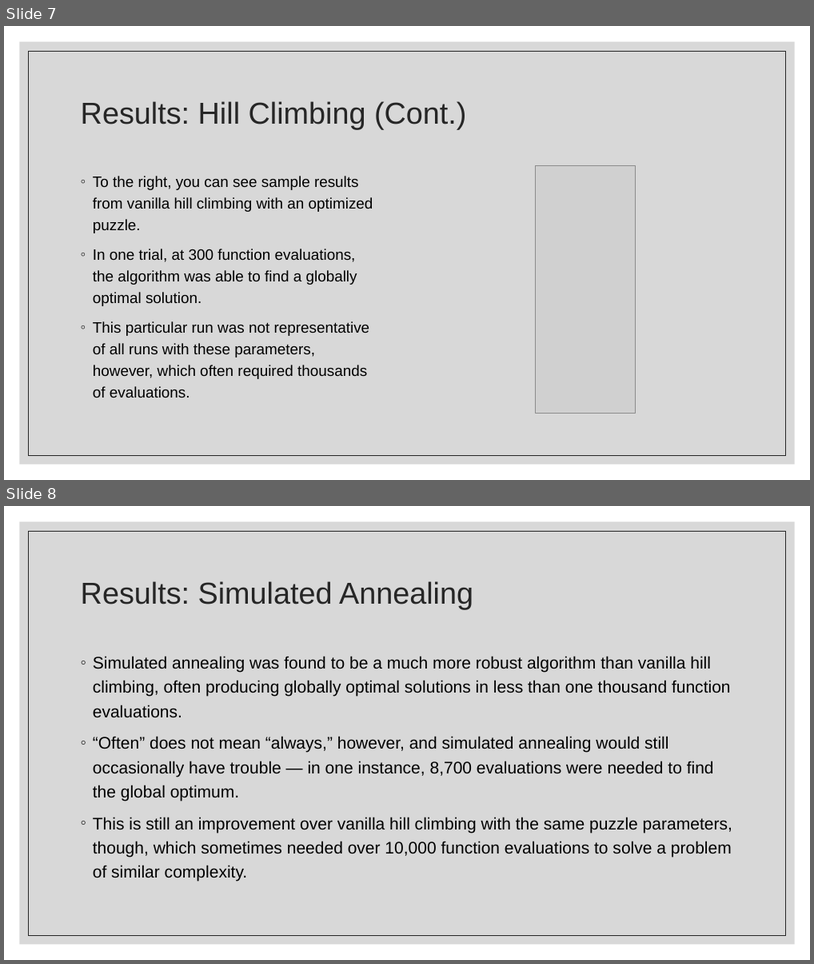
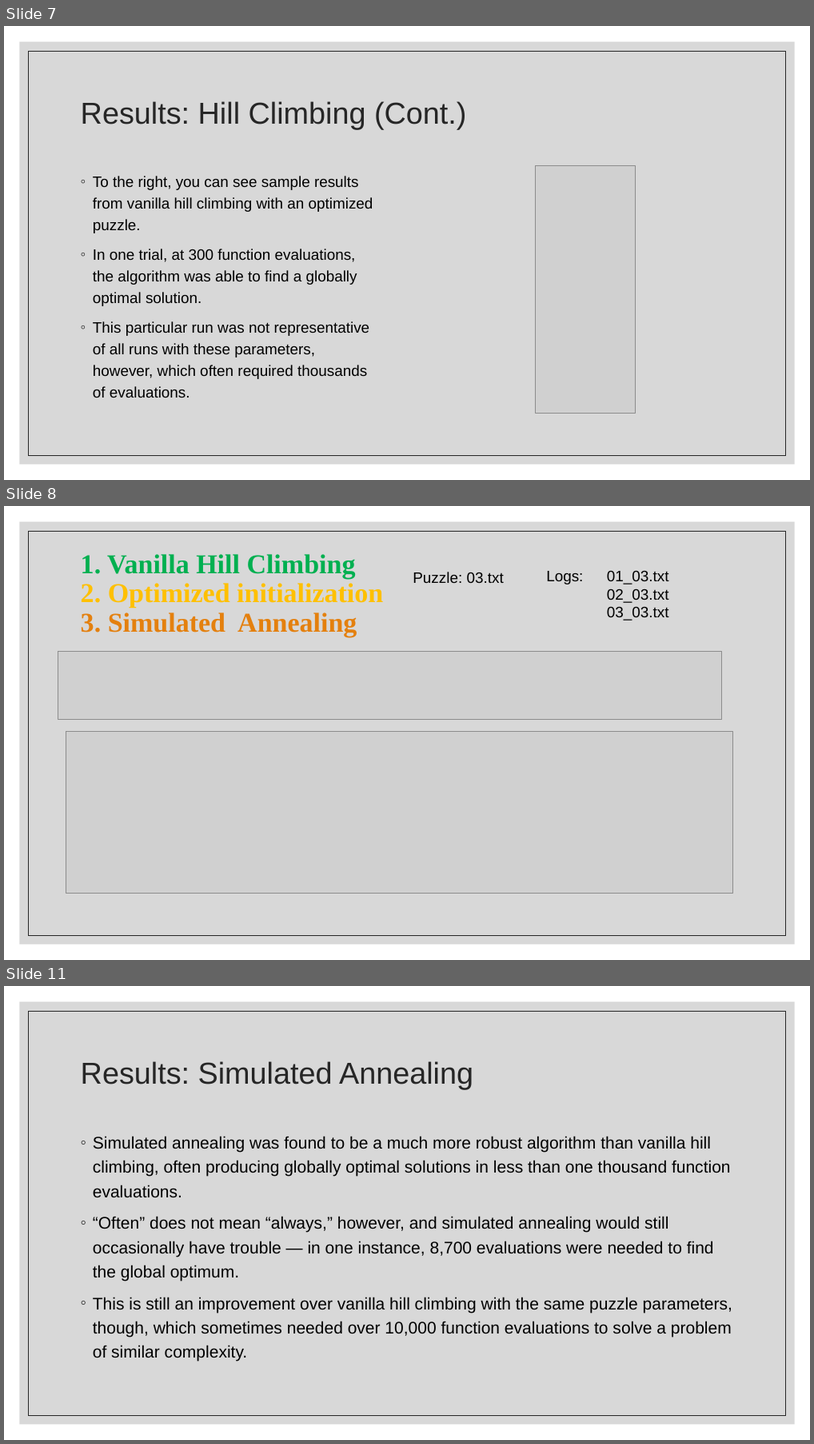
Before and after one commit to JSLBrowning/COMP-6606-Final-Project, a slide deck: Presentation/Final/Final Presentation.pptx. Shown one above the other, each under a label of ours: slides 7 and 8 before the commit, slides 7, 8 and 11 after it; the slides between them are not shown. The pictures are 814x964 and 814x1444 pixels, drawn with LibreOffice and Linux fonts; fonts in the diff are those of the drawing; grey boxes stand for pictures. Boxes give left, top, right and bottom in pixels: in the first picture for what was removed or moved away, otherwise in the second. Text is boxed around its words. In the diff, an @@ line names an element or a change of style, - is before the commit and + after.

```diff
--- a/Presentation/Final/Final Presentation.pptx
+++ b/Presentation/Final/Final Presentation.pptx
@@ slide 8 added at (4,506,810,960), background #FFFFFF; not listed: 2 template elements that a slide beside it also shows @@
@@ title added at (81,554,383,637), 32.4 pt, text #FFC000, bold @@
+1. Vanilla Hill Climbing
+2. Optimized initialization
+3. Simulated Annealing
@@ text added at (413,572,504,583), 18 pt, text #000000 @@
+Puzzle: 03.txt
@@ text added at (546,571,670,620), 18 pt, text #000000 @@
+Logs: 01_03.txt
+02_03.txt
+03_03.txt
@@ picture added at (58,651,722,719) @@
@@ picture added at (66,731,734,893) @@
@@ what was slide 8 is now slide 11 @@
```
Also in this commit, not shown: 2 other slides added.
